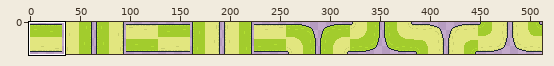
Sprite sheet: SnekLengths.png. Above: a wide view before the commit, with the close-up outlined.
Close-up. Earlier state:
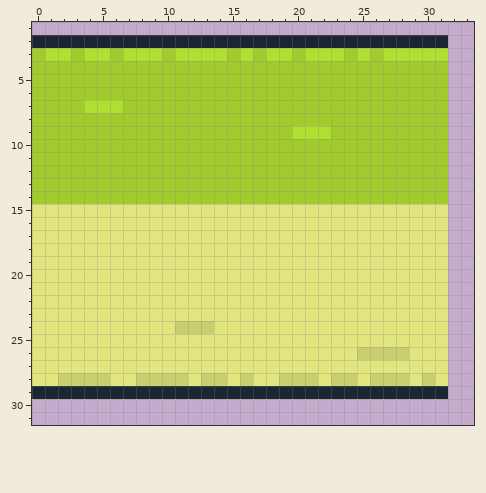
The file is 512x32 pixels. Shown: x 0..33, y 1..31. The commit also changed other parts of the picture, which this record leaves out.
New version:
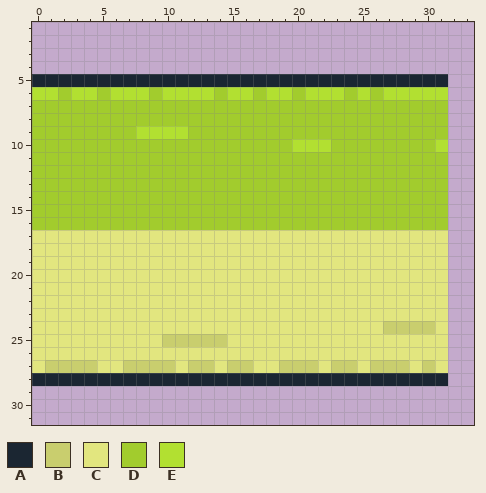
Palette (. is transparent): A #1b2632  B #c9ce6e  C #e2e67f  D #a2cc2d  E #b2e031
Diff:
@@ x 0..33 @@
  1 ..................................
- 2 AAAAAAAAAAAAAAAAAAAAAAAAAAAAAAAA..
- 3 DEEDEEDEEEDEEEEDEDEEDEEEDEDEEEEE..
- 4 DDDDDDDDDDDDDDDDDDDDDDDDDDDDDDDD..
- 5 DDDDDDDDDDDDDDDDDDDDDDDDDDDDDDDD..
- 6 DDDDDDDDDDDDDDDDDDDDDDDDDDDDDDDD..
- 7 DDDDEEEDDDDDDDDDDDDDDDDDDDDDDDDD..
+ 2 ..................................
+ 3 ..................................
+ 4 ..................................
+ 5 AAAAAAAAAAAAAAAAAAAAAAAAAAAAAAAA..
+ 6 EEDEEDEEEDEEEEDEEDEEDEEEDEDEEEEE..
+ 7 DDDDDDDDDDDDDDDDDDDDDDDDDDDDDDDD..
  8 DDDDDDDDDDDDDDDDDDDDDDDDDDDDDDDD..
- 9 DDDDDDDDDDDDDDDDDDDDEEEDDDDDDDDD..
-10 DDDDDDDDDDDDDDDDDDDDDDDDDDDDDDDD..
+ 9 DDDDDDDDEEEEDDDDDDDDDDDDDDDDDDDD..
+10 DDDDDDDDDDDDDDDDDDDDEEEDDDDDDDDE..
 11 DDDDDDDDDDDDDDDDDDDDDDDDDDDDDDDD..
@@ x 0..33 @@
 14 DDDDDDDDDDDDDDDDDDDDDDDDDDDDDDDD..
-15 CCCCCCCCCCCCCCCCCCCCCCCCCCCCCCCC..
-16 CCCCCCCCCCCCCCCCCCCCCCCCCCCCCCCC..
+15 DDDDDDDDDDDDDDDDDDDDDDDDDDDDDDDD..
+16 DDDDDDDDDDDDDDDDDDDDDDDDDDDDDDDD..
 17 CCCCCCCCCCCCCCCCCCCCCCCCCCCCCCCC..
@@ x 0..33 @@
 23 CCCCCCCCCCCCCCCCCCCCCCCCCCCCCCCC..
-24 CCCCCCCCCCCBBBCCCCCCCCCCCCCCCCCC..
-25 CCCCCCCCCCCCCCCCCCCCCCCCCCCCCCCC..
-26 CCCCCCCCCCCCCCCCCCCCCCCCCBBBBCCC..
-27 CCCCCCCCCCCCCCCCCCCCCCCCCCCCCCCC..
-28 CCBBBBCCBBBBCBBCBCCBBBCBBCBBBCBC..
-29 AAAAAAAAAAAAAAAAAAAAAAAAAAAAAAAA..
+24 CCCCCCCCCCCCCCCCCCCCCCCCCCCBBBBC..
+25 CCCCCCCCCCBBBBBCCCCCCCCCCCCCCCCC..
+26 CCCCCCCCCCCCCCCCCCCCCCCCCCCCCCCC..
+27 CBBBBCCBBBBCBBCBBCCBBBCBBCBBBCBC..
+28 AAAAAAAAAAAAAAAAAAAAAAAAAAAAAAAA..
+29 ..................................
 30 ..................................
Where, in picture pixels (left, top, right, bottom), the same in both close-ups:
changed: (32, 35, 448, 230)
changed: (32, 321, 448, 399)
